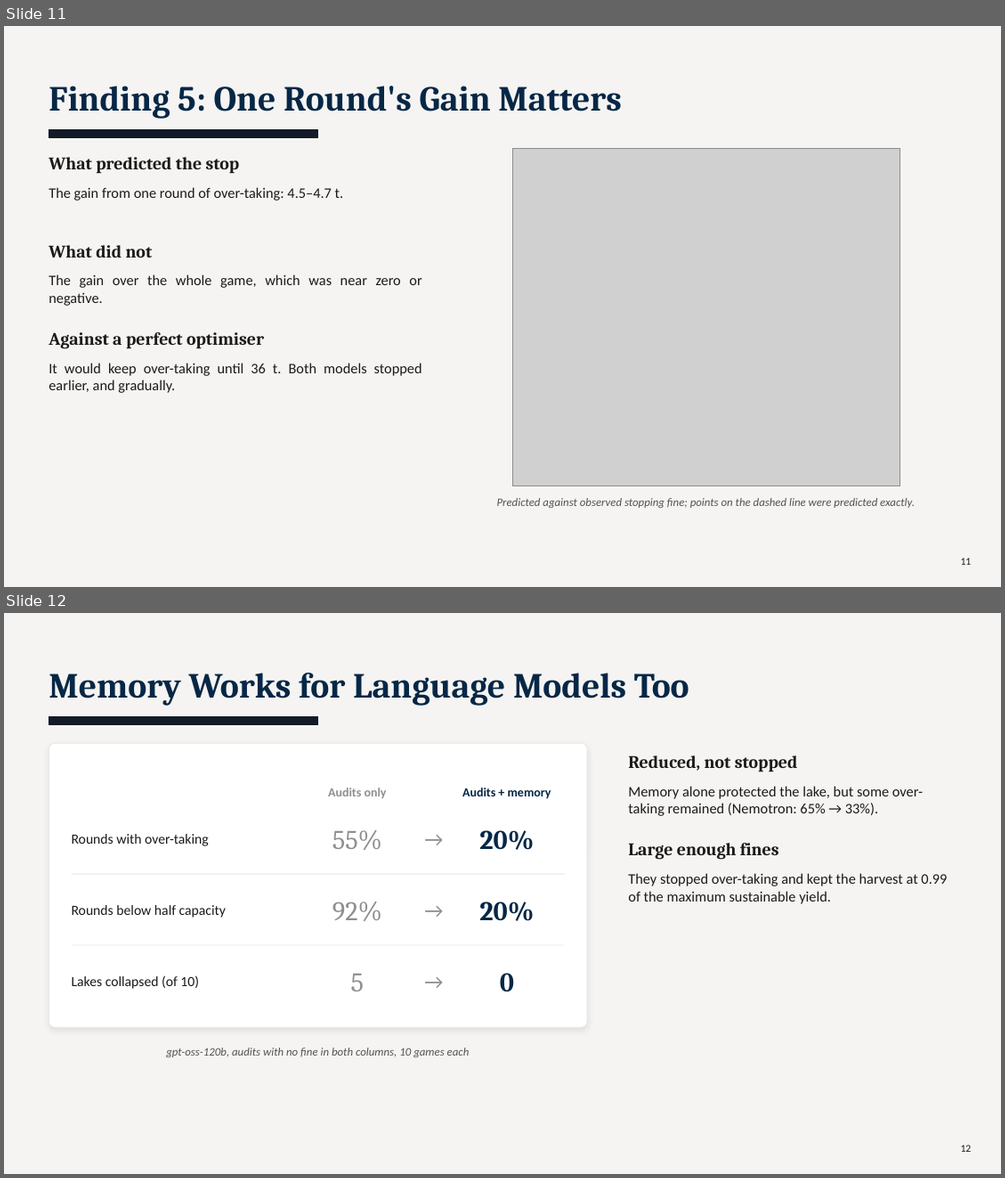
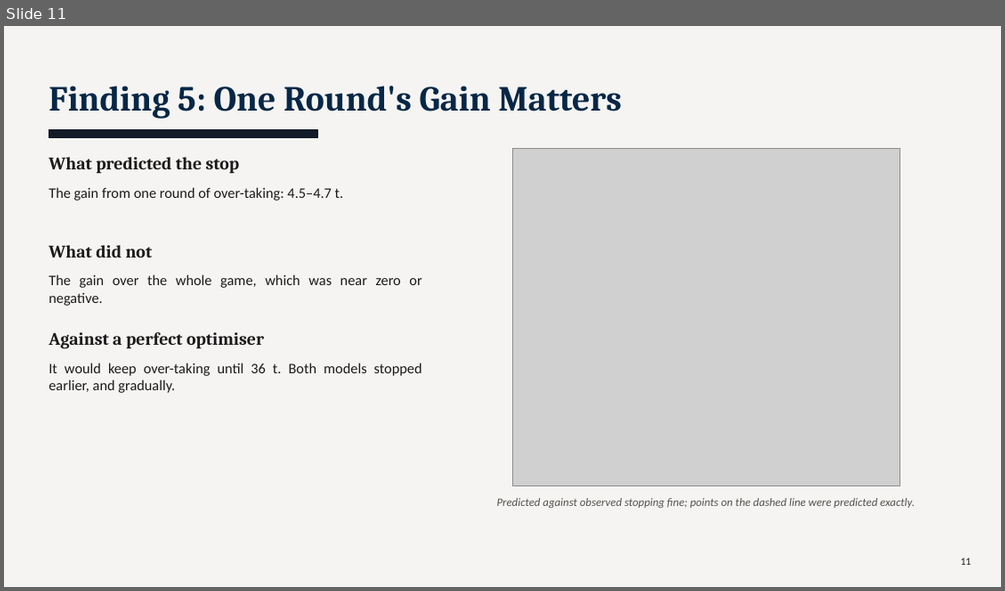
Before and after one commit to TallowCatch/invasion-commons, a slide deck: notes/slides/2026-10-13_phd_catchup/phd_catchup_2026-10-13.pptx. Shown one above the other, each under a label of ours: slides 11 and 12 before the commit, slide 11 after it. The pictures are 1005x1178 and 1005x591 pixels, drawn with LibreOffice and Linux fonts; fonts in the diff are those of the drawing; grey boxes stand for pictures. Boxes give left, top, right and bottom in pixels: in the first picture for what was removed or moved away, otherwise in the second. Text is boxed around its words. In the diff, an @@ line names an element or a change of style, - is before the commit and + after.

```diff
--- a/notes/slides/2026-10-13_phd_catchup/phd_catchup_2026-10-13.pptx
+++ b/notes/slides/2026-10-13_phd_catchup/phd_catchup_2026-10-13.pptx
@@ slide 12 removed at [4,613,1001,1174], background #F5F4F2 @@
@@ text removed at [48,673,689,706] @@
-Memory Works for Language Models Too
@@ rectangle removed at [48,717,318,724] @@
@@ rounded rectangle removed at [48,743,587,1027] @@
@@ text removed at [628,755,798,772] @@
-Reduced, not stopped
@@ text removed at [328,787,387,798] @@
-Audits only
@@ text removed at [462,787,551,799] @@
-Audits + memory
@@ text removed at [628,786,922,816] @@
-Memory alone protected the lake, but some over-taking remained (Nemotron: 65% → 33%).
@@ text removed at [415,811,453,867] @@
-→
@@ text removed at [72,834,209,846] @@
-Rounds with over-taking
@@ text removed at [332,830,382,850] @@
-55%
@@ text removed at [479,830,534,850] @@
-20%
@@ text removed at [628,843,779,860] @@
-Large enough fines
@@ line removed from (72, 874) to (565, 874) @@
@@ text removed at [628,873,947,904] @@
-They stopped over-taking and kept the harvest at 0.99 of the maximum sustainable yield.
@@ text removed at [72,905,226,917] @@
-Rounds below half capacity
@@ text removed at [332,901,382,921] @@
-92%
@@ text removed at [415,882,453,938] @@
-→
@@ text removed at [479,901,534,921] @@
-20%
@@ line removed from (72, 945) to (565, 945) @@
@@ text removed at [415,952,453,1008] @@
-→
@@ text removed at [72,975,199,989] @@
-Lakes collapsed (of 10)
@@ text removed at [351,973,364,991] @@
-5
@@ text removed at [500,973,514,992] @@
-0
@@ text removed at [166,1047,469,1057] @@
-gpt-oss-120b, audits with no fine in both columns, 10 games each
@@ text removed at [961,1144,971,1151] @@
-12
```
Also in this commit, not shown: 1 slide added, 7 other files.
